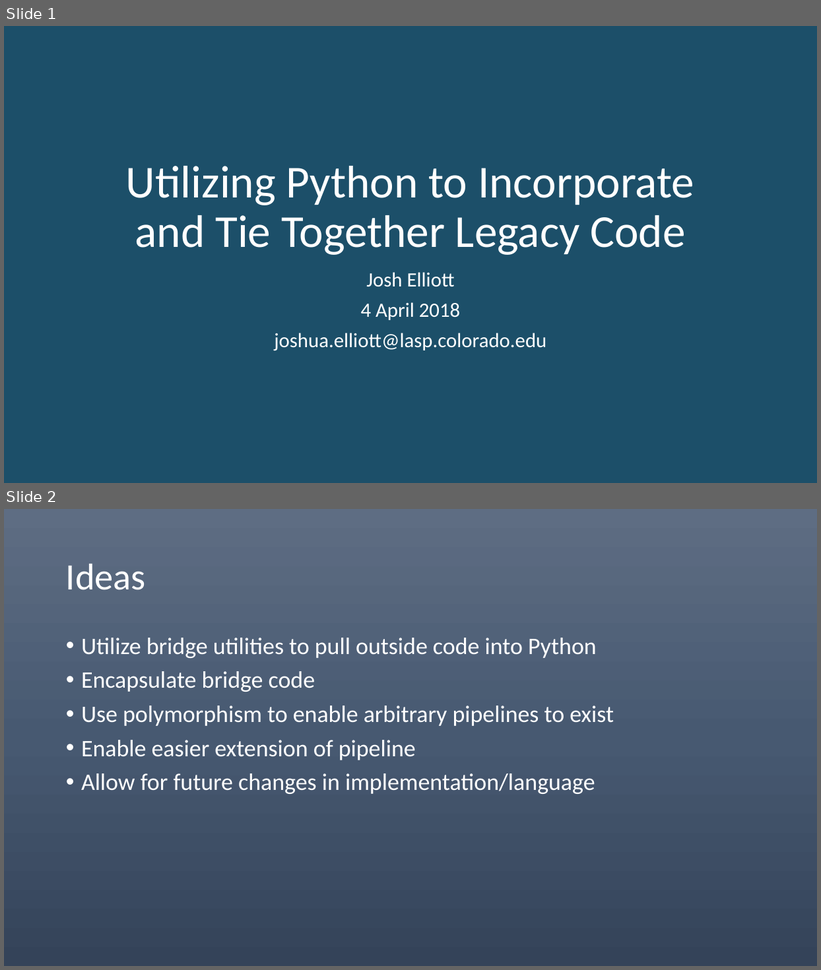
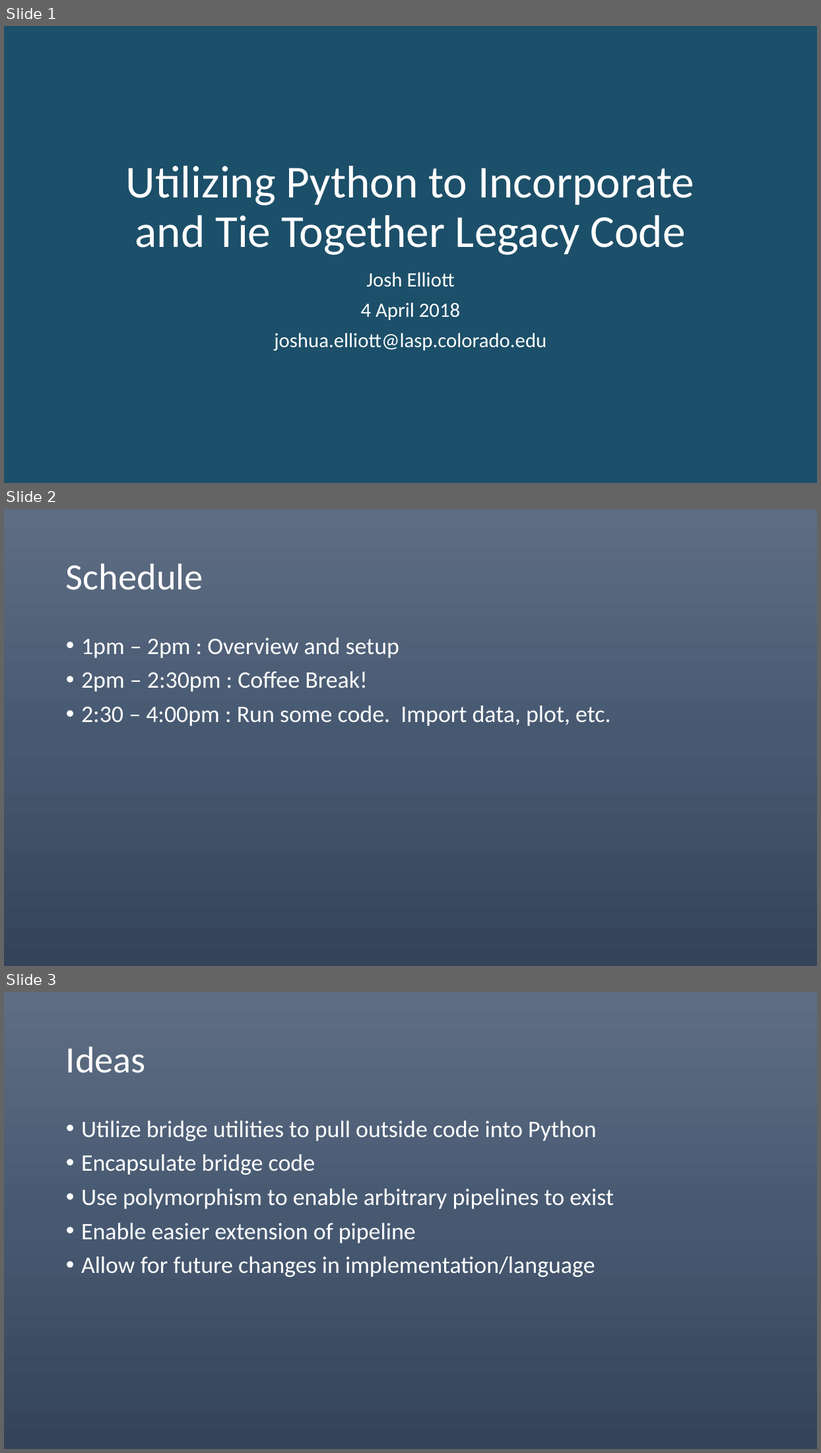
Before and after one commit to spacemanjosh/Python-to-Legacy-Code-Tutorial, a slide deck: doc/Utilizing Python to incorporate and tie together legacy code.pptx. Shown one above the other, each under a label of ours: slides 1 and 2 before the commit, slides 1, 2 and 3 after it. The pictures are 821x970 and 821x1453 pixels, drawn with LibreOffice and Linux fonts; fonts in the diff are those of the drawing. Boxes give left, top, right and bottom in pixels: in the first picture for what was removed or moved away, otherwise in the second. Text is boxed around its words. In the diff, an @@ line names an element or a change of style, - is before the commit and + after.

Commit message:
Update to ppt

```diff
--- a/doc/Utilizing Python to incorporate and tie together legacy code.pptx
+++ b/doc/Utilizing Python to incorporate and tie together legacy code.pptx
@@ slide 2 added at box(4, 509, 817, 966), background gradient #5E6D85 to #495A73 to #35445A @@
@@ title added at box(66, 564, 203, 590), 44 pt, text #FFFFFF @@
+Schedule
@@ text added at box(81, 638, 611, 726), 28 pt, text #FFFFFF @@
+• 1pm – 2pm : Overview and setup
+• 2pm – 2:30pm : Coffee Break!
+• 2:30 – 4:00pm : Run some code. Import data, plot, etc.
@@ what was slide 2 is now slide 3 @@
```
